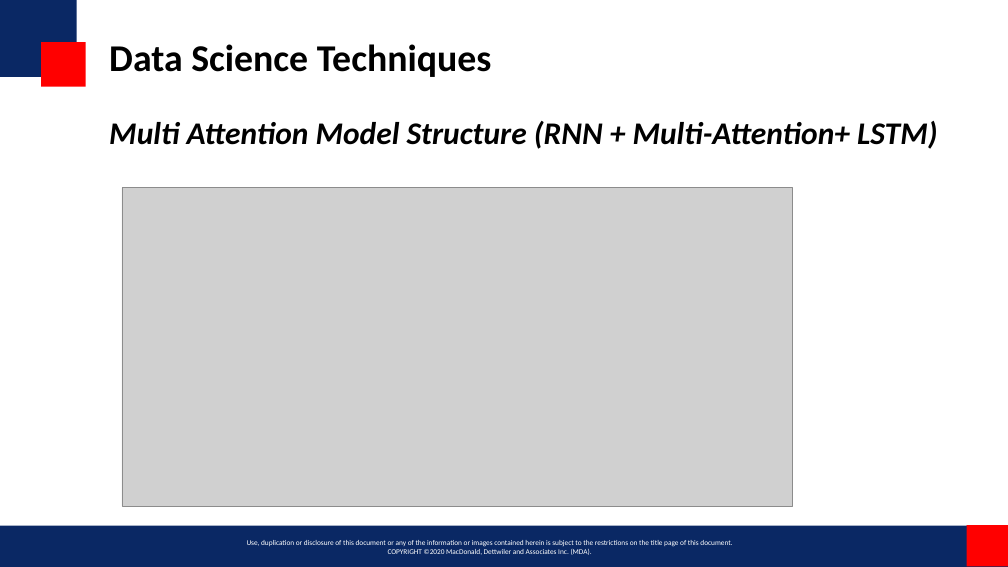
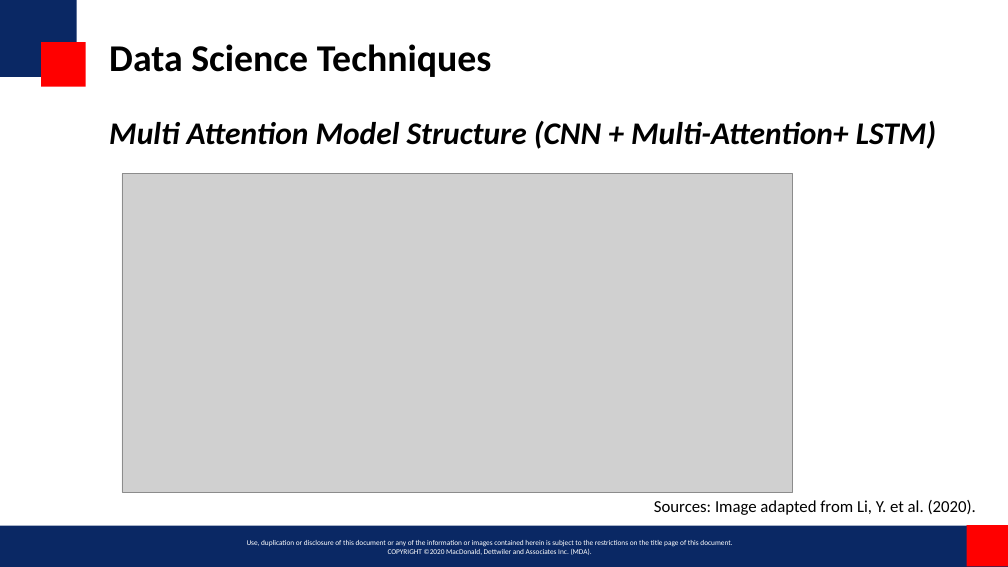
Before and after one commit to miketianchen/MDA_image_captioning, a slide deck: slide 8 of docs/final_presentation.pptx. Drawn at 1008x567 pixels with LibreOffice and Linux fonts; fonts in the diff are those of the drawing; grey boxes stand for pictures; background and template pictures are left out. Boxes give left, top, right and bottom in pixels: in the first picture for what was removed or moved away, otherwise in the second. Text is boxed around its words. In the diff, an @@ line names an element or a change of style, - is before the commit and + after.

```diff
--- a/docs/final_presentation.pptx
+++ b/docs/final_presentation.pptx
@@ title at <box>109,121,936,149</box>: text changed @@
-Multi Attention Model Structure (RNN + Multi-Attention+ LSTM)
+Multi Attention Model Structure (CNN + Multi-Attention+ LSTM)
@@ picture: place and size @@
-picture at <box>122,188,792,506</box>
+picture at <box>122,174,792,492</box>
@@ text added at <box>654,500,976,515</box>, 16 pt, text #000000 @@
+Sources: Image adapted from Li, Y. et al. (2020).
```
Also in this commit, not shown: 5 other slides changed, 1 other file.
